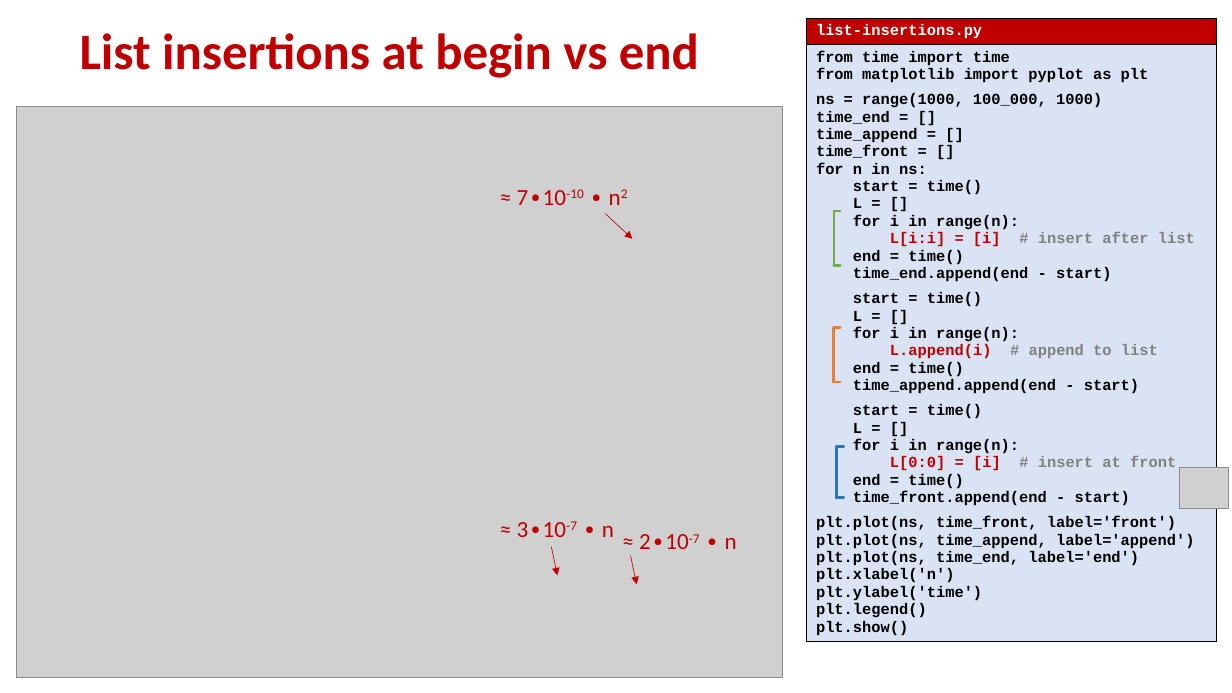
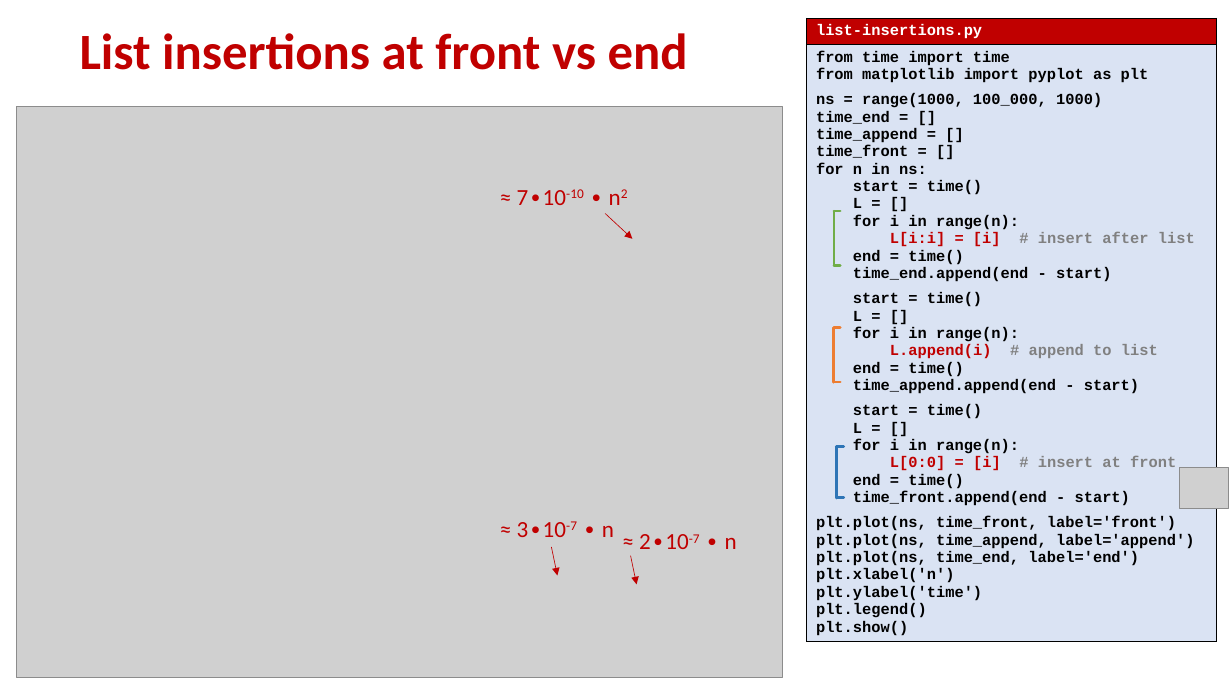
Before and after one commit to gsbrodal/gsbrodal.github.io, a slide deck: slide 28 of ipsa/slides/lists.pptx. Drawn at 1232x693 pixels with LibreOffice and Linux fonts; fonts in the diff are those of the drawing; grey boxes stand for pictures. Boxes give left, top, right and bottom in pixels: in the first picture for what was removed or moved away, otherwise in the second. Text is boxed around its words. In the diff, an @@ line names an element or a change of style, - is before the commit and + after.

```diff
--- a/ipsa/slides/lists.pptx
+++ b/ipsa/slides/lists.pptx
@@ title at [80, 33, 688, 70]: text changed @@
-List insertions at begin vs end
+List insertions at front vs end
```
Also in this commit, not shown: 1 other slide changed, 4 other files.
